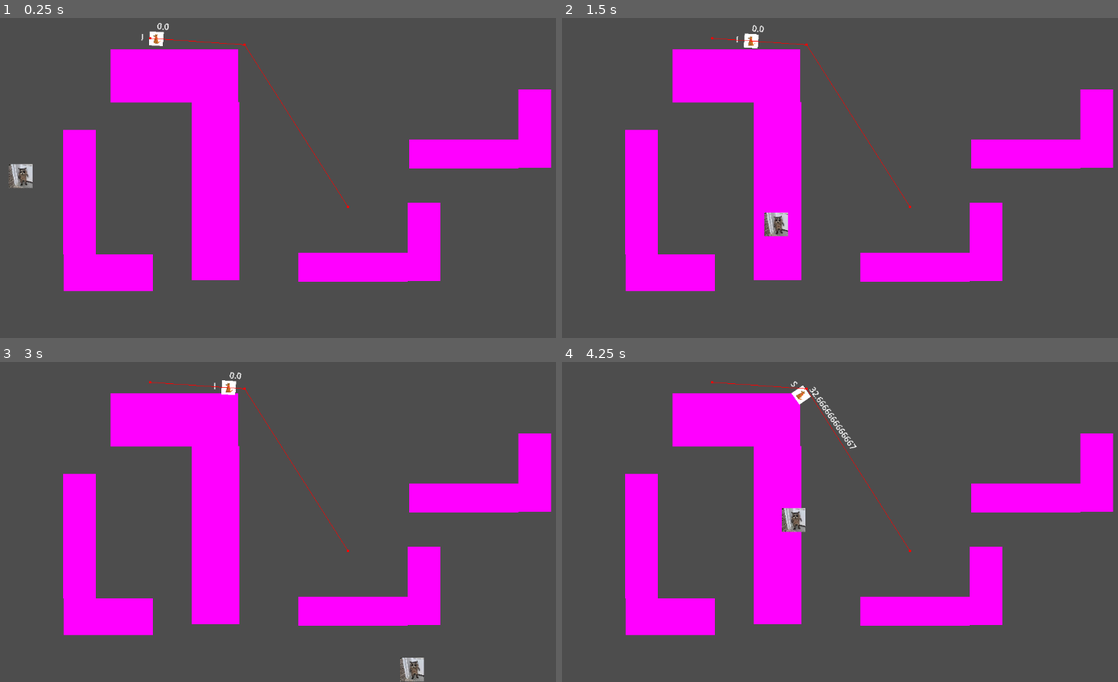
Above: before the commit, frames 1-4 (two rows, left to right).
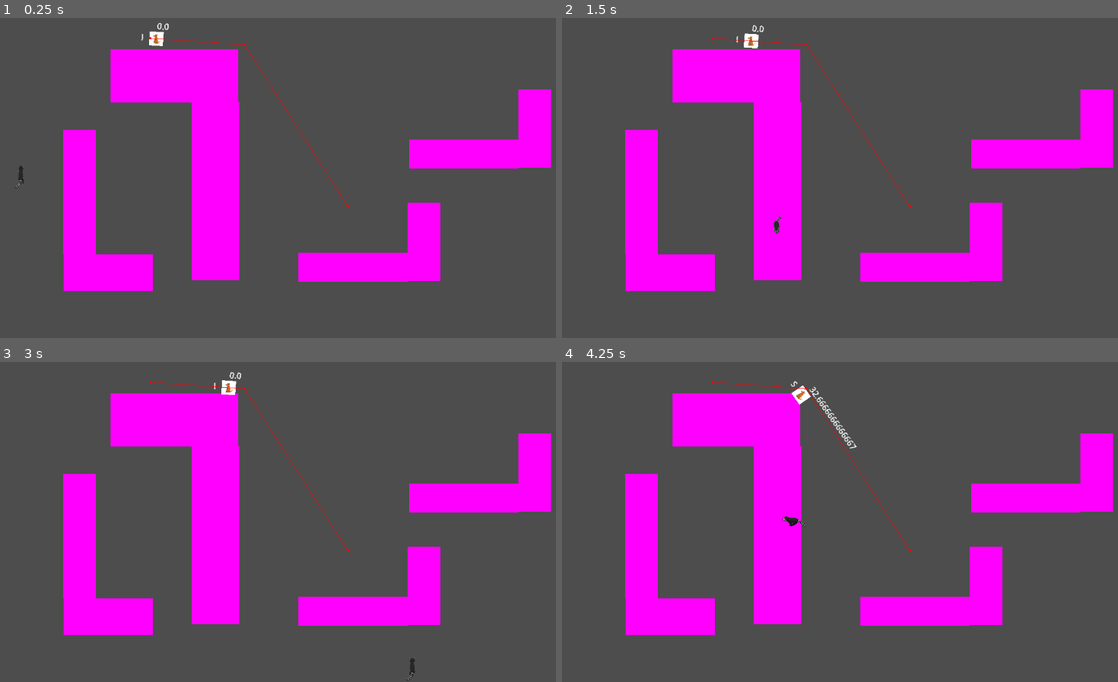
Above: after the commit, the same moments.

Repository: pudgypoultry/brackeysjam2025
Game: Godot game, scene res://Sandboxes/CorySandbox/enemy_test_world.tscn
Same seed, same stepped clock (60 frames per second), same inputs: the game is played once before the commit and once after it. This scene is started directly instead of the project's main scene.
Inputs:
- Up to frame 1 (0.25 s): no input
- Up to frame 2 (1.5 s): tap Enter (ui_accept) at 0.5, 0.77 s; hold D (MoveRight) 0.53-1.28 s; tap E (Interact) at 0.6, 1.35 s; hold S (MoveDown) from 1.28 s (still down)
- Up to frame 3 (3 s): tap Enter (ui_accept) at 1.52 s; release S (MoveDown) at 2.03 s; hold D (MoveRight) 2.03-2.78 s; tap E (Interact) at 2.1, 2.85 s; hold W (MoveUp) from 2.78 s (still down)
- Up to frame 4 (4.25 s): tap Enter (ui_accept) at 3.02, 3.77 s; release W (MoveUp) at 3.53 s; hold A (MoveLeft) from 3.53 s (still down); tap E (Interact) at 3.6 s

The runs differ from the first frame. In frame 1, 0.3% of the frame differs, in the area x 1-6%, y 45-54%; in frame 2, 0.3%, in the area x 36-41%, y 60-69%; in frame 3, 0.3%; in frame 4, 0.3%.

Commit message:
Added raccoon model and setup sprite sheet

Diff:
--- a/Scenes/Player/PlayerStateManager.gd
+++ b/Scenes/Player/PlayerStateManager.gd
@@ -1,6 +1,7 @@
 extends StateManager
 
 @export var interactableChecker : Area2D
+@onready var animation_tree: AnimationTree = $"../AnimationTree"
 
 var forwardBackward : float = 0.0
 var leftRight : float = 0.0
@@ -32,6 +33,14 @@
 func HandleInput(delta):
 	forwardBackward = Input.get_axis("MoveDown", "MoveUp")
 	leftRight = Input.get_axis("MoveLeft", "MoveRight")
+	if forwardBackward == 0 and leftRight == 0:
+		# pause animation when movment stops
+		animation_tree["active"] = false
+	else:
+		# start animation and set blend space to movement
+		animation_tree["active"] = true
+		animation_tree["parameters/blend_position"].x = leftRight
+		animation_tree["parameters/blend_position"].y = forwardBackward
 	tryingToInteract = Input.is_action_just_pressed("Interact")
 
 
--- a/Scenes/Player/RaccoonController.tscn
+++ b/Scenes/Player/RaccoonController.tscn
@@ -1,9 +1,9 @@
-[gd_scene load_steps=9 format=3 uid="uid://dniscs7pmoue0"]
-
-[ext_resource type="Texture2D" uid="uid://1fl5u0dhcdh1" path="res://Assets/RaccoonPlaceholder.jpeg" id="1_mxtes"]
+[gd_scene load_steps=27 format=3 uid="uid://dniscs7pmoue0"]
+
 [ext_resource type="Script" uid="uid://bu7nj38ak8ban" path="res://Scenes/Player/PlayerStateManager.gd" id="2_7t7oy"]
 [ext_resource type="Script" uid="uid://d163vp4a4iuuc" path="res://Scenes/Player/PlayerIdle.gd" id="3_0l8a3"]
 [ext_resource type="Script" uid="uid://b88nn2rkq83u5" path="res://Scenes/Player/PlayerMoving.gd" id="4_7t7oy"]
+[ext_resource type="Texture2D" uid="uid://bcwdf3ftnacns" path="res://BlenderFiles/Raccoon_sprite_sheet.PNG" id="5_35hnj"]
 [ext_resource type="Script" uid="uid://cq54u7bx5a3rv" path="res://Scenes/Player/PlayerSearching.gd" id="5_mxtes"]
 
 [sub_resource type="RectangleShape2D" id="RectangleShape2D_x4wuc"]
@@ -11,16 +11,222 @@
 [sub_resource type="CircleShape2D" id="CircleShape2D_mxtes"]
 radius = 37.0135
 
-[sub_resource type="SpriteFrames" id="SpriteFrames_0l8a3"]
-animations = [{
-"frames": [{
-"duration": 1.0,
-"texture": ExtResource("1_mxtes")
-}],
-"loop": true,
-"name": &"default",
-"speed": 5.0
-}]
+[sub_resource type="Animation" id="Animation_3x3s5"]
+length = 0.001
+tracks/0/type = "value"
+tracks/0/imported = false
+tracks/0/enabled = true
+tracks/0/path = NodePath("Sprite2D:frame")
+tracks/0/interp = 1
+tracks/0/loop_wrap = true
+tracks/0/keys = {
+"times": PackedFloat32Array(0),
+"transitions": PackedFloat32Array(1),
+"update": 1,
+"values": [0]
+}
+
+[sub_resource type="Animation" id="Animation_35hnj"]
+resource_name = "walk_NE"
+length = 0.9
+loop_mode = 1
+step = 0.1
+tracks/0/type = "value"
+tracks/0/imported = false
+tracks/0/enabled = true
+tracks/0/path = NodePath("Sprite2D:frame")
+tracks/0/interp = 1
+tracks/0/loop_wrap = true
+tracks/0/keys = {
+"times": PackedFloat32Array(0, 0.1, 0.2, 0.3, 0.4, 0.5, 0.6, 0.7, 0.8),
+"transitions": PackedFloat32Array(1, 1, 1, 1, 1, 1, 1, 1, 1),
+"update": 1,
+"values": [9, 10, 11, 12, 13, 14, 15, 16, 17]
+}
+
+[sub_resource type="Animation" id="Animation_npew5"]
+resource_name = "walk_up"
+length = 0.9
+loop_mode = 1
+step = 0.1
+tracks/0/type = "value"
+tracks/0/imported = false
+tracks/0/enabled = true
+tracks/0/path = NodePath("Sprite2D:frame")
+tracks/0/interp = 1
+tracks/0/loop_wrap = true
+tracks/0/keys = {
+"times": PackedFloat32Array(0, 0.1, 0.2, 0.3, 0.4, 0.5, 0.6, 0.7, 0.8),
+"transitions": PackedFloat32Array(1, 1, 1, 1, 1, 1, 1, 1, 1),
+"update": 1,
+"values": [0, 1, 2, 3, 4, 5, 6, 7, 8]
+}
+
+[sub_resource type="Animation" id="Animation_4nkex"]
+resource_name = "walk_E"
+length = 0.9
+loop_mode = 1
+step = 0.1
+tracks/0/type = "value"
+tracks/0/imported = false
+tracks/0/enabled = true
+tracks/0/path = NodePath("Sprite2D:frame")
+tracks/0/interp = 1
+tracks/0/loop_wrap = true
+tracks/0/keys = {
+"times": PackedFloat32Array(0, 0.1, 0.2, 0.3, 0.4, 0.5, 0.6, 0.7, 0.8),
+"transitions": PackedFloat32Array(1, 1, 1, 1, 1, 1, 1, 1, 1),
+"update": 1,
+"values": [18, 19, 20, 21, 22, 23, 24, 25, 26]
+}
+
+[sub_resource type="Animation" id="Animation_k34dh"]
+resource_name = "walk_SE"
+length = 0.9
+loop_mode = 1
+step = 0.1
+tracks/0/type = "value"
+tracks/0/imported = false
+tracks/0/enabled = true
+tracks/0/path = NodePath("Sprite2D:frame")
+tracks/0/interp = 1
+tracks/0/loop_wrap = true
+tracks/0/keys = {
+"times": PackedFloat32Array(0, 0.1, 0.2, 0.3, 0.4, 0.5, 0.6, 0.7, 0.8),
+"transitions": PackedFloat32Array(1, 1, 1, 1, 1, 1, 1, 1, 1),
+"update": 1,
+"values": [27, 28, 29, 30, 31, 32, 33, 34, 35]
+}
+
+[sub_resource type="Animation" id="Animation_hrsgf"]
+resource_name = "walk_S"
+length = 0.9
+loop_mode = 1
+step = 0.1
+tracks/0/type = "value"
+tracks/0/imported = false
+tracks/0/enabled = true
+tracks/0/path = NodePath("Sprite2D:frame")
+tracks/0/interp = 1
+tracks/0/loop_wrap = true
+tracks/0/keys = {
+"times": PackedFloat32Array(0, 0.1, 0.2, 0.3, 0.4, 0.5, 0.6, 0.7, 0.8),
+"transitions": PackedFloat32Array(1, 1, 1, 1, 1, 1, 1, 1, 1),
+"update": 1,
+"values": [36, 37, 38, 39, 40, 41, 42, 43, 44]
+}
+
+[sub_resource type="Animation" id="Animation_37a1h"]
+resource_name = "walk_SW"
+length = 0.9
+loop_mode = 1
+step = 0.1
+tracks/0/type = "value"
+tracks/0/imported = false
+tracks/0/enabled = true
+tracks/0/path = NodePath("Sprite2D:frame")
+tracks/0/interp = 1
+tracks/0/loop_wrap = true
+tracks/0/keys = {
+"times": PackedFloat32Array(0, 0.1, 0.2, 0.3, 0.4, 0.5, 0.6, 0.7, 0.8),
+"transitions": PackedFloat32Array(1, 1, 1, 1, 1, 1, 1, 1, 1),
+"update": 1,
+"values": [45, 46, 47, 48, 49, 50, 51, 52, 53]
+}
+
+[sub_resource type="Animation" id="Animation_cd7s0"]
+resource_name = "walk_W"
+length = 0.9
+loop_mode = 1
+step = 0.1
+tracks/0/type = "value"
+tracks/0/imported = false
+tracks/0/enabled = true
+tracks/0/path = NodePath("Sprite2D:frame")
+tracks/0/interp = 1
+tracks/0/loop_wrap = true
+tracks/0/keys = {
+"times": PackedFloat32Array(0, 0.1, 0.2, 0.3, 0.4, 0.5, 0.6, 0.7, 0.8),
+"transitions": PackedFloat32Array(1, 1, 1, 1, 1, 1, 1, 1, 1),
+"update": 1,
+"values": [54, 55, 56, 57, 58, 59, 60, 61, 62]
+}
+
+[sub_resource type="Animation" id="Animation_s0ore"]
+resource_name = "walk_NW"
+length = 0.9
+loop_mode = 1
+step = 0.1
+tracks/0/type = "value"
+tracks/0/imported = false
+tracks/0/enabled = true
+tracks/0/path = NodePath("Sprite2D:frame")
+tracks/0/interp = 1
+tracks/0/loop_wrap = true
+tracks/0/keys = {
+"times": PackedFloat32Array(0, 0.1, 0.2, 0.3, 0.4, 0.5, 0.6, 0.7, 0.8),
+"transitions": PackedFloat32Array(1, 1, 1, 1, 1, 1, 1, 1, 1),
+"update": 1,
+"values": [63, 64, 65, 66, 67, 68, 69, 70, 71]
+}
+
+[sub_resource type="AnimationLibrary" id="AnimationLibrary_4nkex"]
+_data = {
+&"RESET": SubResource("Animation_3x3s5"),
+&"walk_E": SubResource("Animation_4nkex"),
+&"walk_N": SubResource("Animation_npew5"),
+&"walk_NE": SubResource("Animation_35hnj"),
+&"walk_NW": SubResource("Animation_s0ore"),
+&"walk_S": SubResource("Animation_hrsgf"),
+&"walk_SE": SubResource("Animation_k34dh"),
+&"walk_SW": SubResource("Animation_37a1h"),
+&"walk_W": SubResource("Animation_cd7s0")
+}
+
+[sub_resource type="AnimationNodeAnimation" id="AnimationNodeAnimation_35hnj"]
+animation = &"walk_N"
+
+[sub_resource type="AnimationNodeAnimation" id="AnimationNodeAnimation_npew5"]
+animation = &"walk_NE"
+
+[sub_resource type="AnimationNodeAnimation" id="AnimationNodeAnimation_3x3s5"]
+animation = &"walk_E"
+
+[sub_resource type="AnimationNodeAnimation" id="AnimationNodeAnimation_4nkex"]
+animation = &"walk_SE"
+
+[sub_resource type="AnimationNodeAnimation" id="AnimationNodeAnimation_k34dh"]
+animation = &"walk_S"
+
+[sub_resource type="AnimationNodeAnimation" id="AnimationNodeAnimation_hrsgf"]
+animation = &"walk_SW"
+
+[sub_resource type="AnimationNodeAnimation" id="AnimationNodeAnimation_37a1h"]
+animation = &"walk_W"
+
+[sub_resource type="AnimationNodeAnimation" id="AnimationNodeAnimation_cd7s0"]
+animation = &"walk_NW"
+
+[sub_resource type="AnimationNodeBlendSpace2D" id="AnimationNodeBlendSpace2D_s0ore"]
+blend_point_0/node = SubResource("AnimationNodeAnimation_35hnj")
+blend_point_0/pos = Vector2(0, 1)
+blend_point_1/node = SubResource("AnimationNodeAnimation_npew5")
+blend_point_1/pos = Vector2(1, 1)
+blend_point_2/node = SubResource("AnimationNodeAnimation_3x3s5")
+blend_point_2/pos = Vector2(1, 0)
+blend_point_3/node = SubResource("AnimationNodeAnimation_4nkex")
+blend_point_3/pos = Vector2(1, -1)
+blend_point_4/node = SubResource("AnimationNodeAnimation_k34dh")
+blend_point_4/pos = Vector2(0, -1)
+blend_point_5/node = SubResource("AnimationNodeAnimation_hrsgf")
+blend_point_5/pos = Vector2(-1, -1)
+blend_point_6/node = SubResource("AnimationNodeAnimation_37a1h")
+blend_point_6/pos = Vector2(-1, 0)
+blend_point_7/node = SubResource("AnimationNodeAnimation_cd7s0")
+blend_point_7/pos = Vector2(-1, 1)
+snap = Vector2(1, 1)
+blend_mode = 1
+sync = true
 
 [node name="RaccoonController" type="CharacterBody2D"]
 collision_layer = 32769
@@ -33,10 +239,6 @@
 
 [node name="InteractableCollision" type="CollisionShape2D" parent="InteractableChecker"]
 shape = SubResource("CircleShape2D_mxtes")
-
-[node name="Sprite" type="AnimatedSprite2D" parent="."]
-scale = Vector2(0.2, 0.2)
-sprite_frames = SubResource("SpriteFrames_0l8a3")
 
 [node name="StateManager" type="Node" parent="." node_paths=PackedStringArray("interactableChecker", "initialState")]
 script = ExtResource("2_7t7oy")
@@ -58,5 +260,20 @@
 idleState = NodePath("../PlayerIdle")
 movingState = NodePath("../PlayerMoving")
 
+[node name="Sprite2D" type="Sprite2D" parent="."]
+texture = ExtResource("5_35hnj")
+hframes = 9
+vframes = 8
+
+[node name="AnimationPlayer" type="AnimationPlayer" parent="."]
+libraries = {
+&"": SubResource("AnimationLibrary_4nkex")
+}
+
+[node name="AnimationTree" type="AnimationTree" parent="."]
+tree_root = SubResource("AnimationNodeBlendSpace2D_s0ore")
+anim_player = NodePath("../AnimationPlayer")
+parameters/blend_position = Vector2(-0.00172514, 0.998379)
+
 [connection signal="body_entered" from="InteractableChecker" to="StateManager" method="InteractableReady"]
 [connection signal="body_exited" from="InteractableChecker" to="StateManager" method="InteractableUnready"]
Binary file added: BlenderFiles/Raccoon_sprite_sheet.PNG
Not shown, added: BlenderFiles/Raccoon_sprite_sheet.PNG.import
Binary file added: BlenderFiles/Textures/EyeMask.png
Not shown, added: BlenderFiles/Textures/EyeMask.png.import
Binary file added: BlenderFiles/Textures/Raccoon-Base-Color.png
Not shown, added: BlenderFiles/Textures/Raccoon-Base-Color.png.import
Binary file added: BlenderFiles/Textures/RaccoonColor.png
Not shown, added: BlenderFiles/Textures/RaccoonColor.png.import
Not shown, changed: BlenderFiles/Raccoon.blend
Not shown, changed: BlenderFiles/Raccoon.blend1
